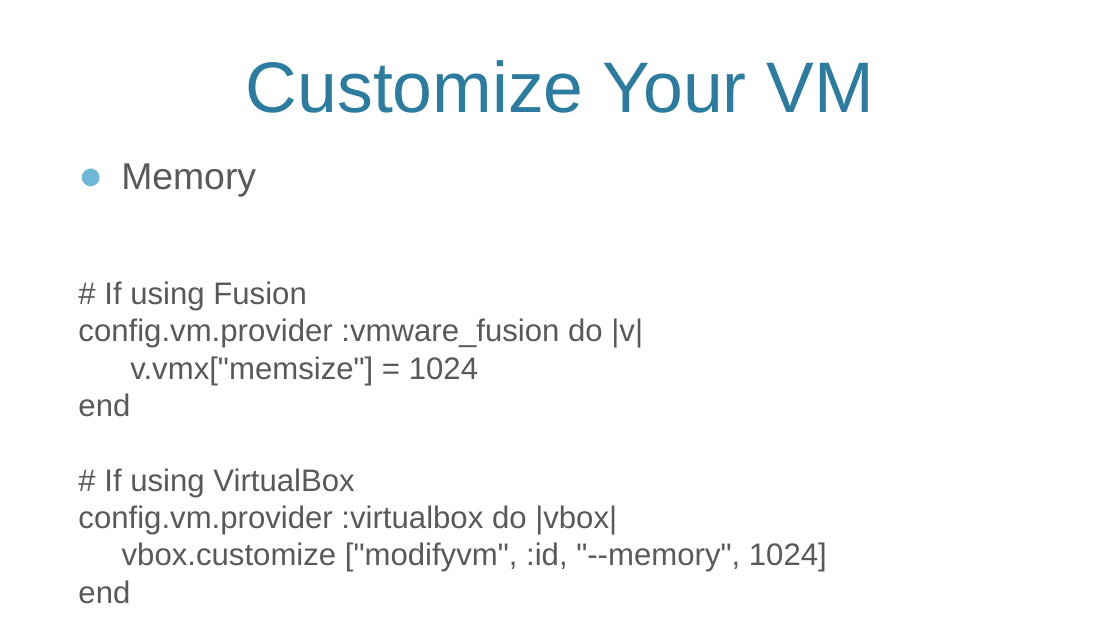
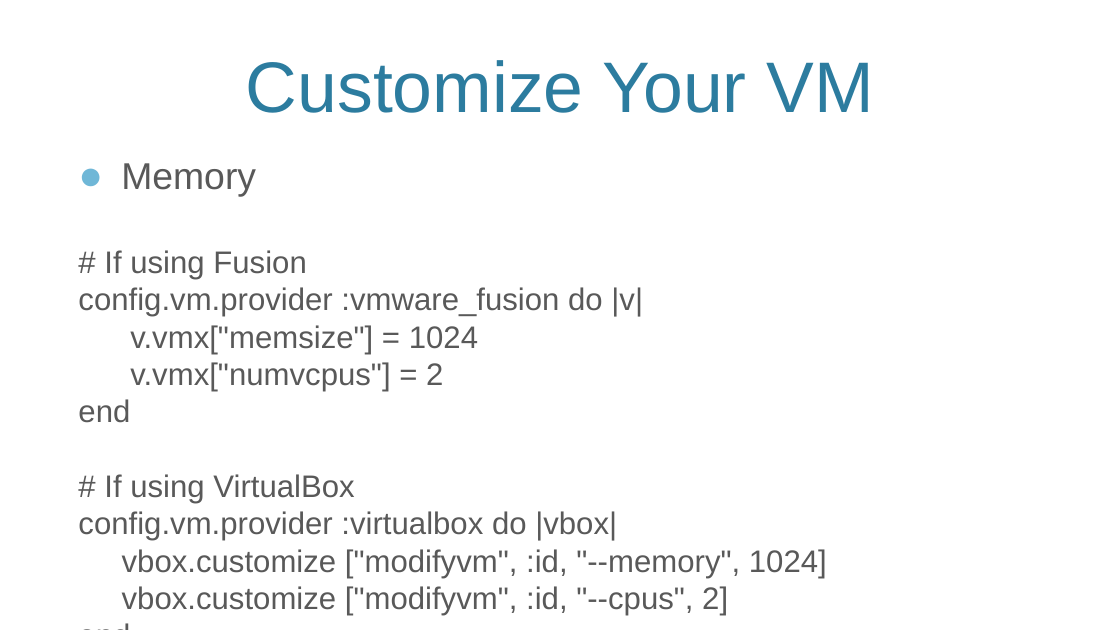
Before and after one commit to VMTrooper/VagrantBrownBag, a slide deck: slide 13 of Vagrant.pptx (slide 12 before the commit). Drawn at 1120x630 pixels with LibreOffice and Linux fonts; fonts in the diff are those of the drawing; background and template pictures are left out. Boxes give left, top, right and bottom in pixels: in the first picture for what was removed or moved away, otherwise in the second. Text is boxed around its words. In the diff, an @@ line names an element or a change of style, - is before the commit and + after.

```diff
--- a/Vagrant.pptx
+++ b/Vagrant.pptx
@@ text at [130,362,443,391]: paragraph added @@
+v.vmx["numvcpus"] = 2
@@ text at [122,586,728,615]: paragraph added @@
+vbox.customize ["modifyvm", :id, "--cpus", 2]
```
Also in this commit, not shown: 8 other slides changed, 1 slide added, 7 other files.
